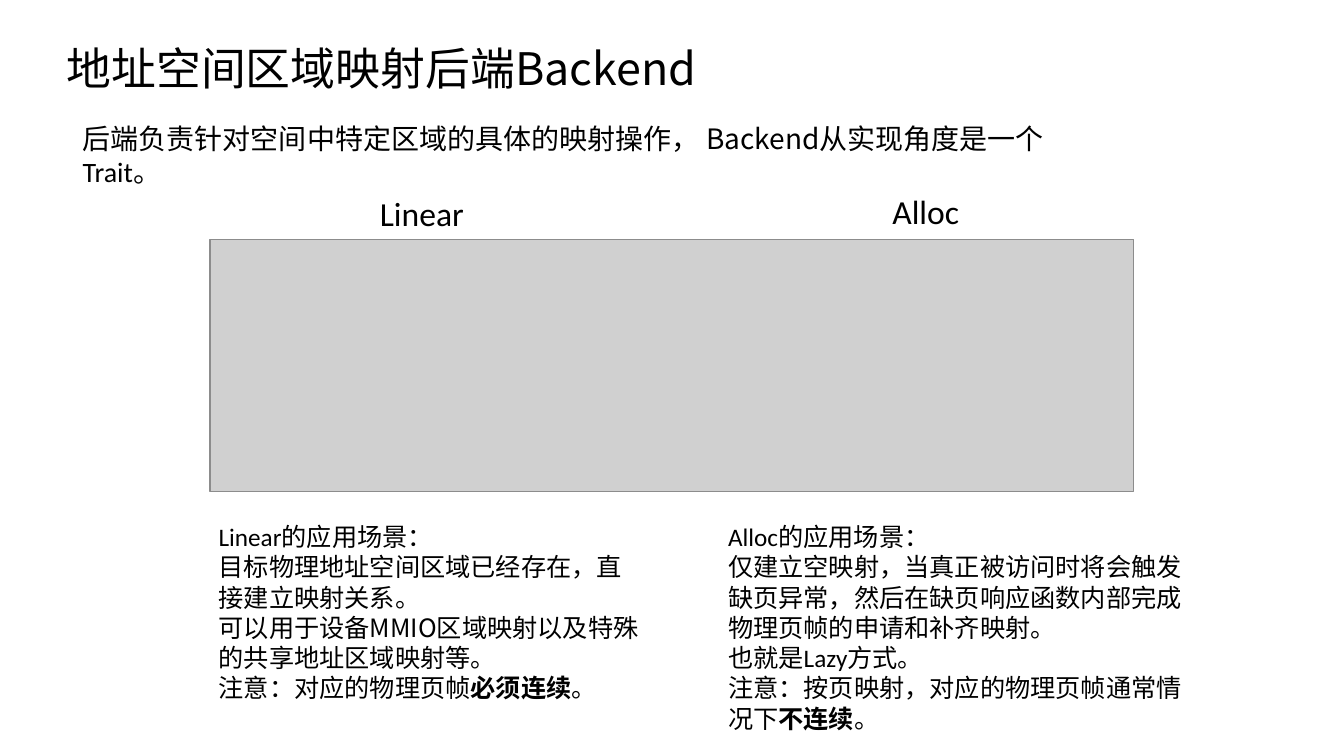
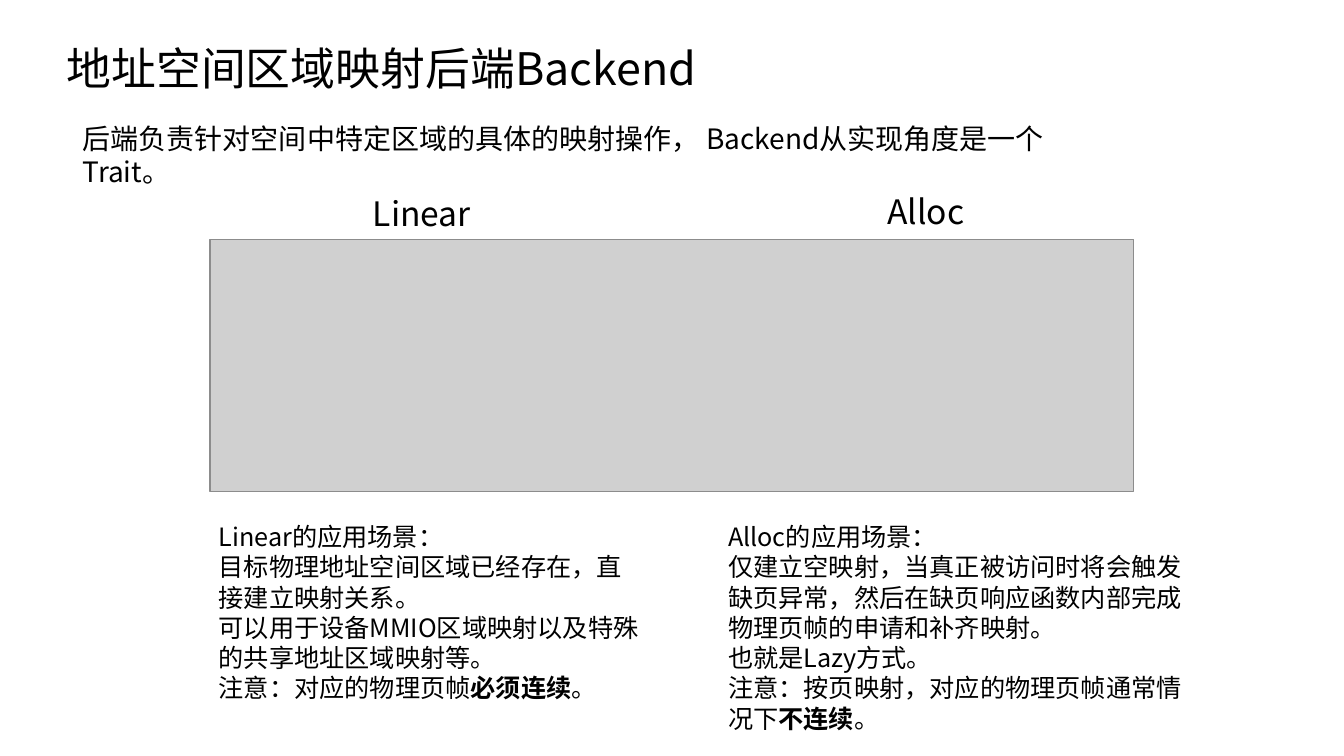
Before and after one commit to LearningOS/2025s-arceos-Vinci-hit, a slide deck: slide 5 of course/stage3-5_6.pptx (slide 6 before the commit). Drawn at 1344x756 pixels with LibreOffice and Linux fonts; fonts in the diff are those of the drawing; grey boxes stand for pictures. Boxes give left, top, right and bottom in pixels: in the first picture for what was removed or moved away, otherwise in the second. Text is boxed around its words. In the diff, an @@ line names an element or a change of style, - is before the commit and + after.

```diff
--- a/course/stage3-5_6.pptx
+++ b/course/stage3-5_6.pptx
@@ text "后端负责针对空间中特定区域的具体的映射操作， Backend从实现角度是一个Trait。" at bbox=[83, 125, 700, 152]: font Calibri to Noto Sans CJK SC in "后端负责针对空间中特定区域的具体的映射操作， Backend从实现角度是一个Trait。" @@
@@ text "Linear" at bbox=[373, 200, 471, 227]: font Calibri to Noto Sans CJK SC @@
@@ text "Alloc" at bbox=[887, 197, 964, 225]: font Calibri to Noto Sans CJK SC @@
@@ text at bbox=[219, 524, 622, 609]: font Calibri to Noto Sans CJK SC in "Linear的应用场景：", "目标物理地址空间区域已经存在，直接建立映射关系。" @@
@@ text at bbox=[728, 524, 1182, 673]: font Calibri to Noto Sans CJK SC in "Alloc的应用场景：", "仅建立空映射，当真正被访问时将会触发缺页异常，然后在缺页响应函数内部完成物理页帧的申请和补齐映射。", "也就是Lazy方式。" @@
```
Also in this commit, not shown: 3 other slides changed, 1 slide removed, 4 other files.
